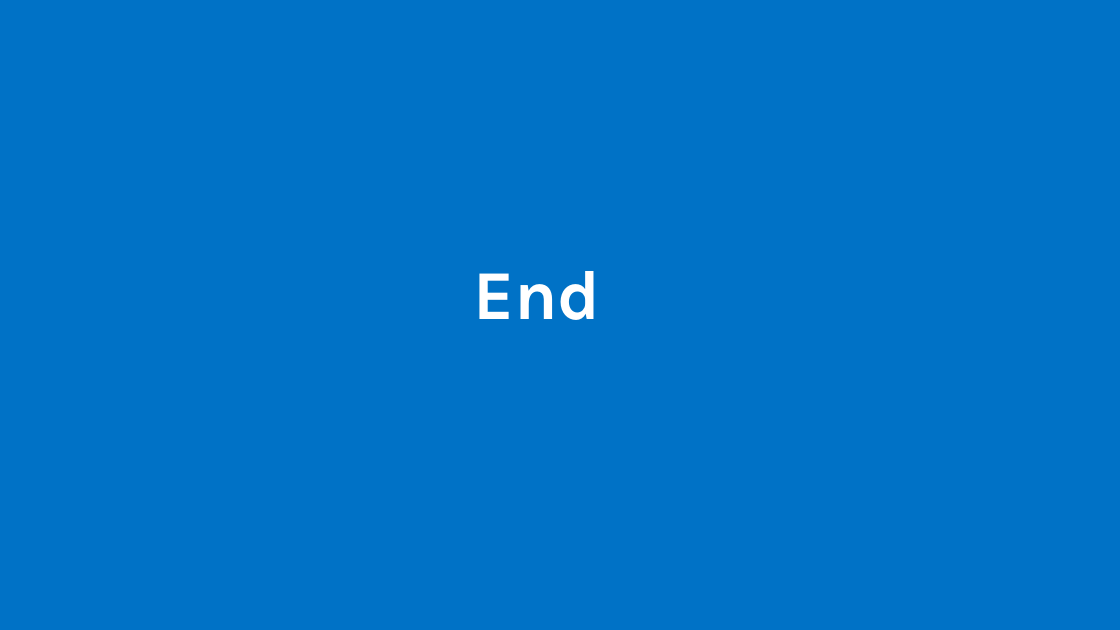
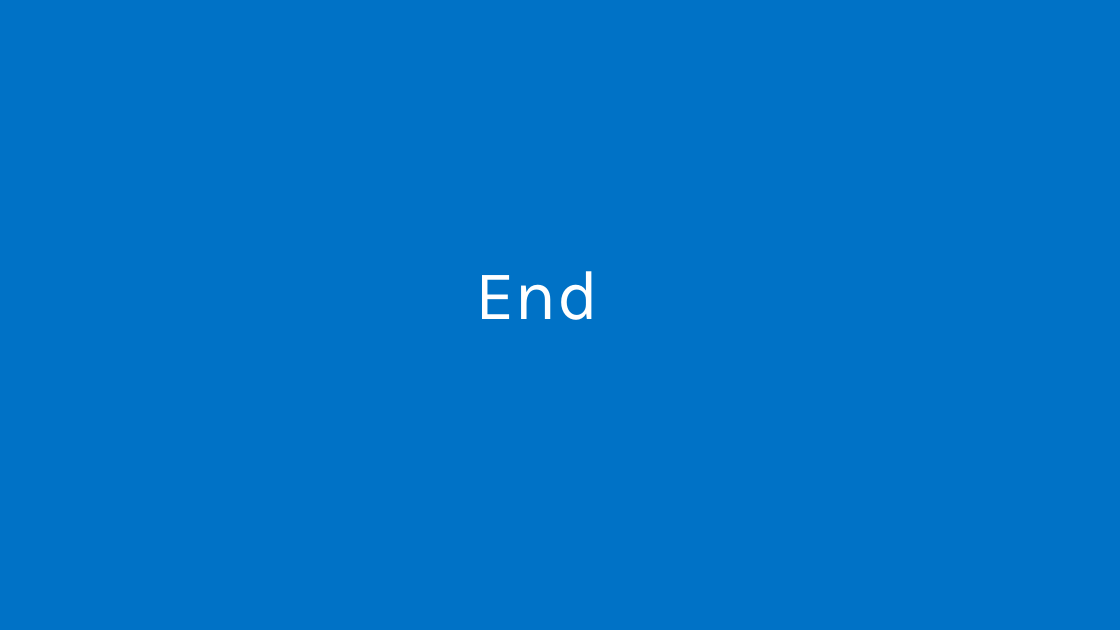
Before and after one commit to mz1991/ProgettoFebbraio2015, a slide deck: slide 94 of Febbraio 2015.pptx (slide 90 before the commit). Drawn at 1120x630 pixels with LibreOffice and Linux fonts; fonts in the diff are those of the drawing. Boxes give left, top, right and bottom in pixels: in the first picture for what was removed or moved away, otherwise in the second. Text is boxed around its words. In the diff, an @@ line names an element or a change of style, - is before the commit and + after.

```diff
--- a/Febbraio 2015.pptx
+++ b/Febbraio 2015.pptx
@@ subtitle "End" at (x1=475, y1=271, x2=598, y2=320): bold off @@
```
Also in this commit, not shown: 7 other slides changed, 4 slides added.
